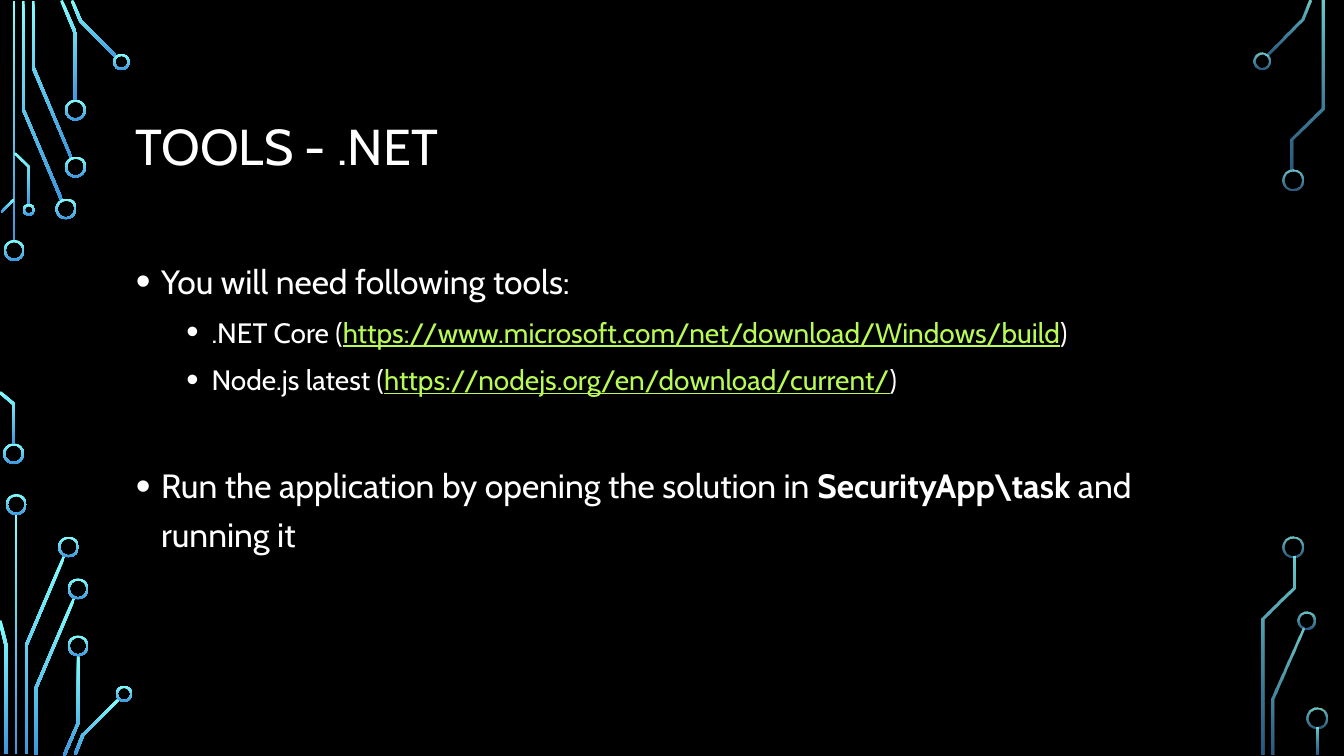
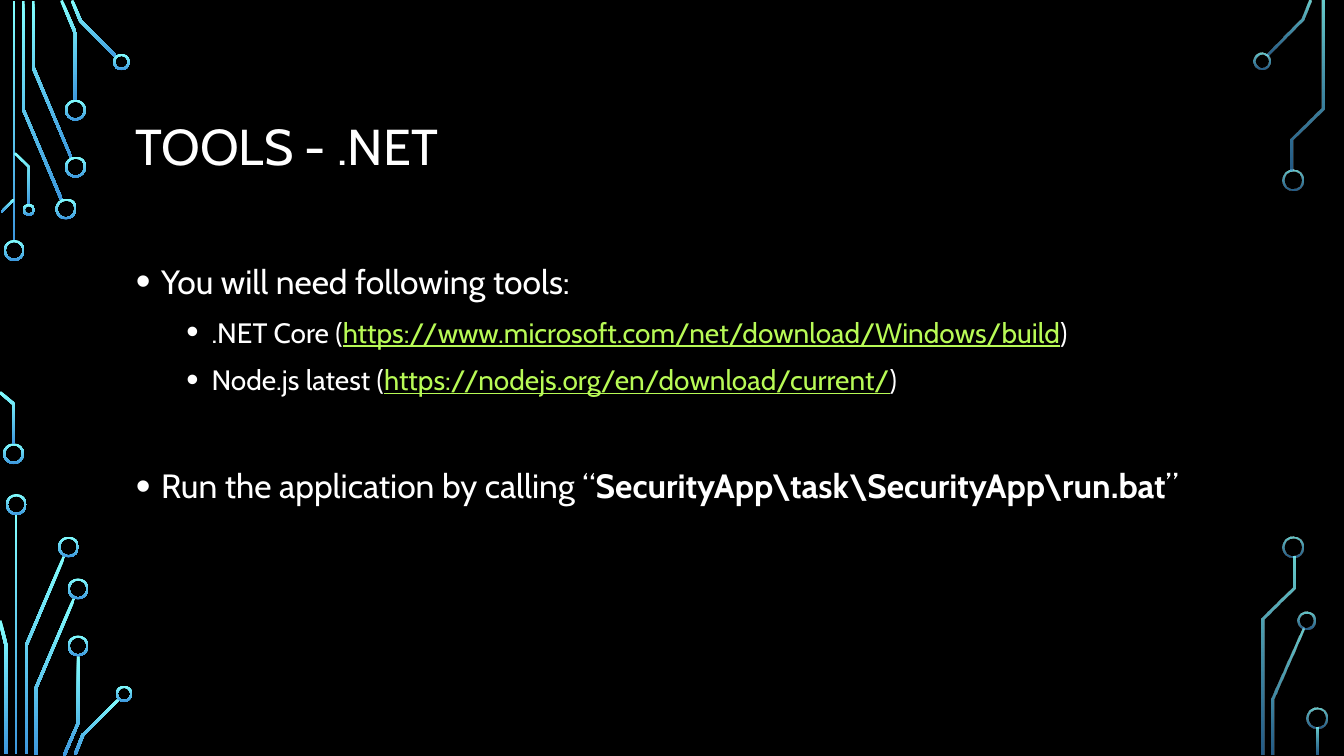
Before and after one commit to Zuehlke/security-onboarding, a slide deck: slide 5 of security/00-Introduction/Introduction.pptx. Drawn at 1344x756 pixels with LibreOffice and Linux fonts; fonts in the diff are those of the drawing; background and template pictures are left out. Boxes give left, top, right and bottom in pixels: in the first picture for what was removed or moved away, otherwise in the second. Text is boxed around its words. In the diff, an @@ line names an element or a change of style, - is before the commit and + after.

Commit message:
Changed running tutorial for insecure .net web app

```diff
--- a/security/00-Introduction/Introduction.pptx
+++ b/security/00-Introduction/Introduction.pptx
@@ text at [161,472,1178,507]: text changed; bold on @@
-• Run the application by opening the solution in SecurityApp\task and running it
+• Run the application by calling “SecurityApp\task\SecurityApp\run.bat”
```
Also in this commit, not shown: 1 other file.
